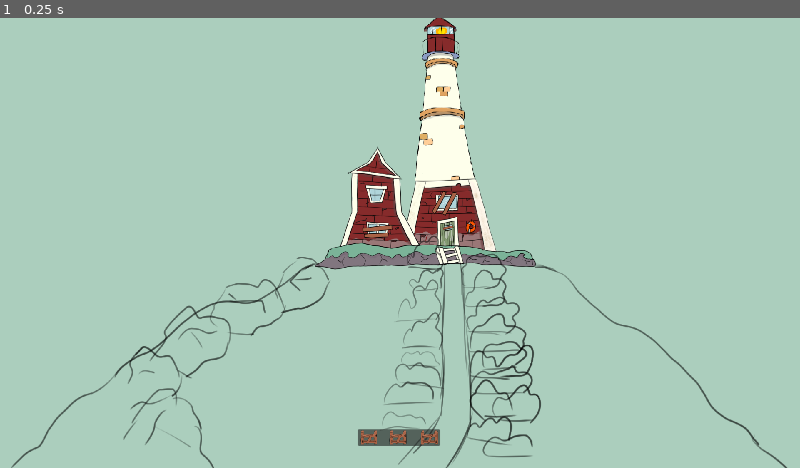
Above: before the commit, frame 1.
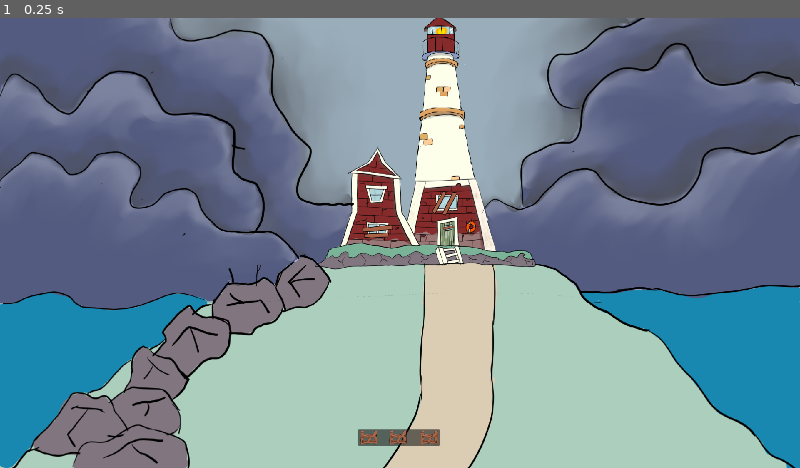
Above: after the commit, the same moment.

Repository: doubledawdle/ProjectLastLight
Game: Godot game, scene res://scenes/main.tscn
The game is run twice, just before and just after one commit, with the same random seed, the same clock (stepped at 60 frames per second) and the same inputs.
Inputs:
- Up to frame 1 (0.25 s): no input

The runs differ from the first frame. In frame 1, 74% of the frame differs, in the area x 0-100%, y 0-100%.

Commit message:
Feature: Location Component

Diff:
--- /dev/null
+++ b/scenes/location.gd
@@ -0,0 +1,11 @@
+extends Sprite2D
+
+
+# Called when the node enters the scene tree for the first time.
+func _ready() -> void:
+	pass # Replace with function body.
+
+
+# Called every frame. 'delta' is the elapsed time since the previous frame.
+func _process(delta: float) -> void:
+	pass
--- /dev/null
+++ b/scenes/location.tscn
@@ -0,0 +1,12 @@
+[gd_scene load_steps=4 format=3 uid="uid://c01ebbg1a8bs4"]
+
+[ext_resource type="Texture2D" uid="uid://f4cdl1bvs4w2" path="res://Objects/icon.svg" id="1_06wcp"]
+[ext_resource type="Script" path="res://scenes/location.gd" id="2_2wnow"]
+[ext_resource type="PackedScene" uid="uid://dx2lr2powi77b" path="res://scenes/interactable.tscn" id="2_lne2f"]
+
+[node name="Location" type="Sprite2D"]
+texture = ExtResource("1_06wcp")
+script = ExtResource("2_2wnow")
+
+[node name="Interactable" parent="." instance=ExtResource("2_lne2f")]
+scale = Vector2(6.5, 6.5)
--- /dev/null
+++ b/scenes/map.tscn
@@ -0,0 +1,14 @@
+[gd_scene load_steps=3 format=3 uid="uid://c00alaw3ih0xw"]
+
+[ext_resource type="Texture2D" uid="uid://2t34bfi6qgw4" path="res://Objects/map.png" id="1_5doex"]
+[ext_resource type="PackedScene" uid="uid://c01ebbg1a8bs4" path="res://scenes/location.tscn" id="2_1xm2q"]
+
+[node name="Node2D" type="Node2D"]
+
+[node name="Map" type="Sprite2D" parent="."]
+position = Vector2(959.482, 541.25)
+scale = Vector2(0.772083, 0.772083)
+texture = ExtResource("1_5doex")
+
+[node name="Location" parent="." instance=ExtResource("2_1xm2q")]
+position = Vector2(356, 309)
--- a/scripts/interactable.gd
+++ b/scripts/interactable.gd
@@ -9,11 +9,13 @@
 func _on_input_event(viewport: Node, event: InputEvent, shape_idx: int) -> void:
 	if mouse_has_entered:
 		if event.is_action_pressed("interact"):
+			print("player interacted")
 			interacted = true
 		else:
 			interacted = false
 
 		if event.is_action_pressed("select"):
+			print("player selected")
 			selected = true
 		else:
 			selected = false
Binary file added: Objects/foreground.old.png
Not shown, changed: Objects/foreground.old.png.import
Binary file changed: Objects/foreground.png
Binary file added: Objects/icons_recoil.jpg
Not shown, changed: Objects/icons_recoil.jpg.import
Binary file added: Objects/icons_recoil.png
Not shown, changed: Objects/icons_recoil.png.import
Binary file added: Objects/icons_sparkplug.jpg
Not shown, changed: Objects/icons_sparkplug.jpg.import
Binary file added: Objects/icons_sparkplug.png
Not shown, changed: Objects/icons_sparkplug.png.import
Binary file added: Objects/icons_wooden_posts.jpg
(and 7 more such lines)
